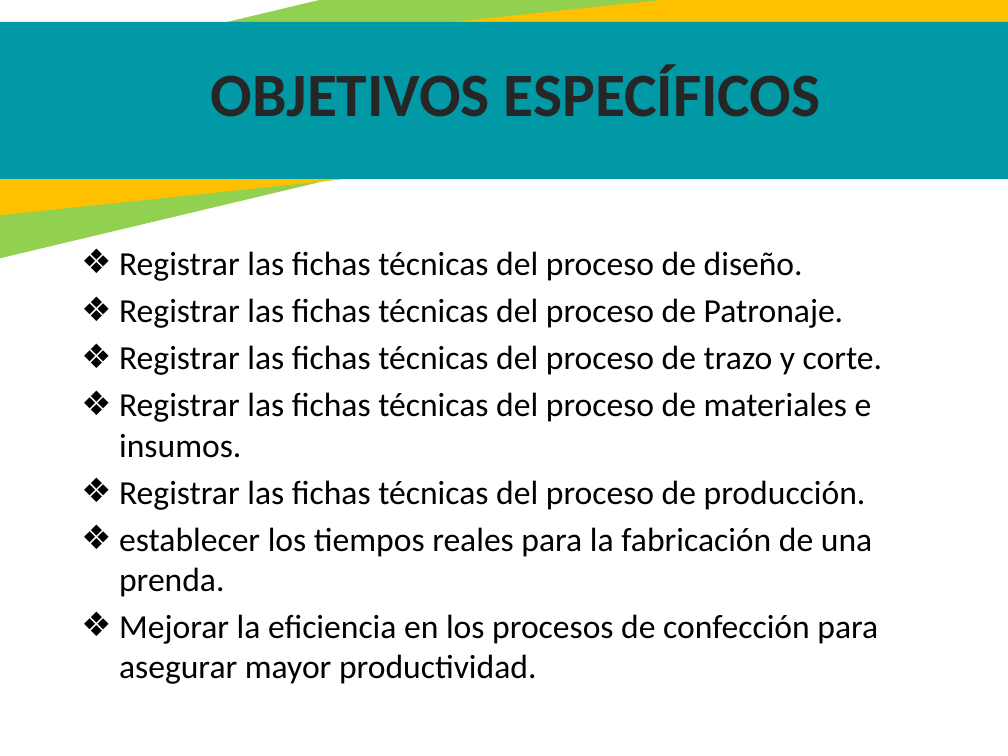
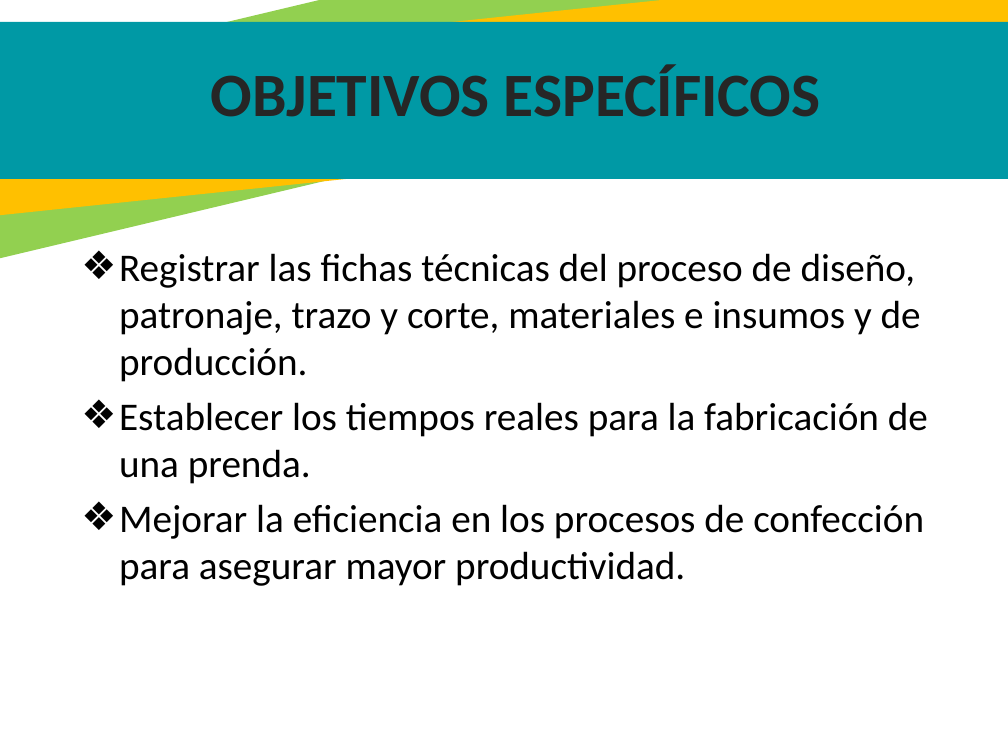
Before and after one commit to Natalia-Velasquez/proyecto_1132322-ConfeWare-, a slide deck: slide 6 of Presentacioìn_Proyectos_ADSI ConfeWare.pptx. Drawn at 1008x756 pixels with LibreOffice and Linux fonts; fonts in the diff are those of the drawing. Boxes give left, top, right and bottom in pixels: in the first picture for what was removed or moved away, otherwise in the second. Text is boxed around its words. In the diff, an @@ line names an element or a change of style, - is before the commit and + after.

```diff
--- a/Presentacioìn_Proyectos_ADSI ConfeWare.pptx
+++ b/Presentacioìn_Proyectos_ADSI ConfeWare.pptx
@@ text at [119,253,928,484]: text changed; size 24 to 28 pt @@
-❖ Registrar las fichas técnicas del proceso de diseño.
-❖ Registrar las fichas técnicas del proceso de Patronaje.
-❖ Registrar las fichas técnicas del proceso de trazo y corte.
-❖ Registrar las fichas técnicas del proceso de materiales e insumos.
-❖ Registrar las fichas técnicas del proceso de producción.
-❖ establecer los tiempos reales para la fabricación de una prenda.
+❖ Registrar las fichas técnicas del proceso de diseño, patronaje, trazo y corte, materiales e insumos y de producción.
+❖ Establecer los tiempos reales para la fabricación de una prenda.
@@ text at [119,504,924,586]: size 24 to 28 pt in "Mejorar la eficiencia en los procesos de ..." @@
```
Also in this commit, not shown: 3 other slides changed, 2 other files.
